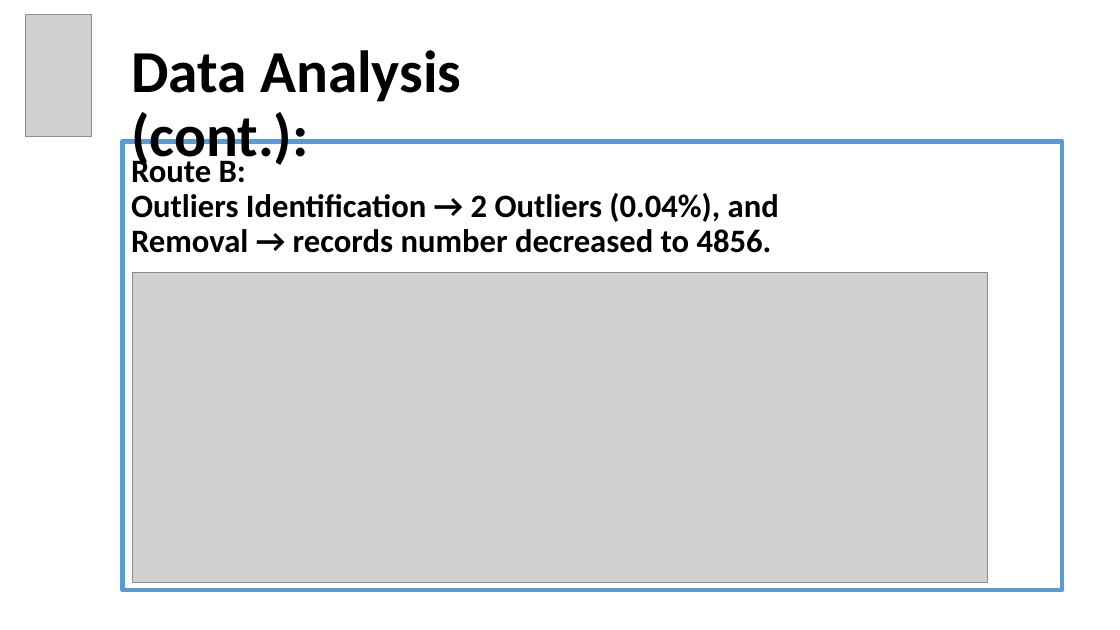
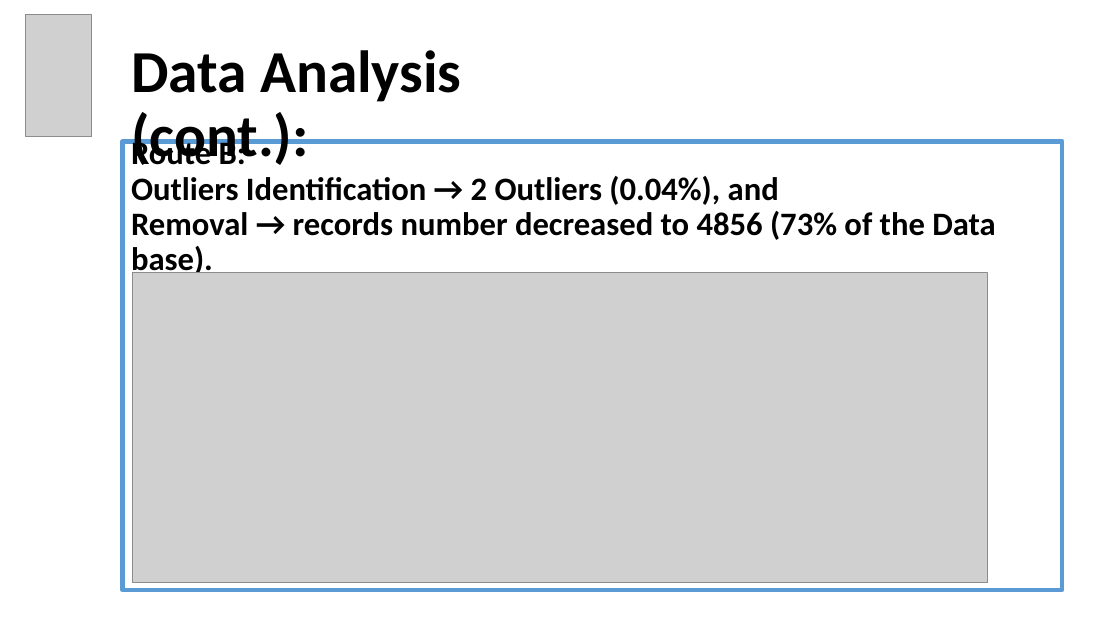
Before and after one commit to EyalVultz/Fianl-Project-Data-Analyst-Program-Hebrew-University-of-Jerusalem-Class-4-Group-2, a slide deck: slide 13 of Final Project Data Analyst Program Hebrew University of Jerusalem Class 4 Group 2.pptx. Drawn at 1120x630 pixels with LibreOffice and Linux fonts; fonts in the diff are those of the drawing; grey boxes stand for pictures. Boxes give left, top, right and bottom in pixels: in the first picture for what was removed or moved away, otherwise in the second. Text is boxed around its words. In the diff, an @@ line names an element or a change of style, - is before the commit and + after.

```diff
--- a/Final Project Data Analyst Program Hebrew University of Jerusalem Class 4 Group 2.pptx
+++ b/Final Project Data Analyst Program Hebrew University of Jerusalem Class 4 Group 2.pptx
@@ text at (x1=131, y1=211, x2=995, y2=279): text changed @@
-Removal → records number decreased to 4856.
+Removal → records number decreased to 4856 (73% of the Data base).
```
Also in this commit, not shown: 1 other slide changed.
